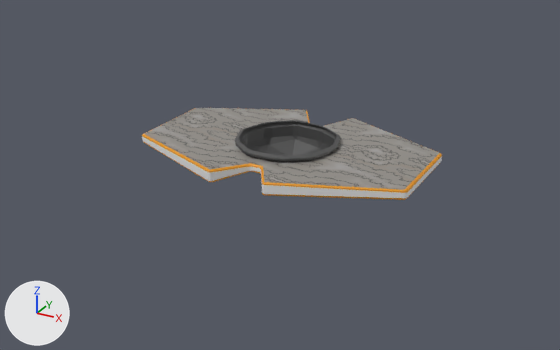
An edit to the FBX model Assets/Models/DiceTable.fbx, drawn before and after from the same camera.
Before and after are seen from a camera (50 mm lens) standing at (2.37, -4.42, 1.91) and looking at (-0.02, -0.07, -0.26). The axes (+X, +Y, +Z) are drawn at lower left. The lights are the same throughout. Where no turn or scale is listed for an object, it has been applied to the vertices.

The first picture shows 'Bowl', 'DiceTable'.
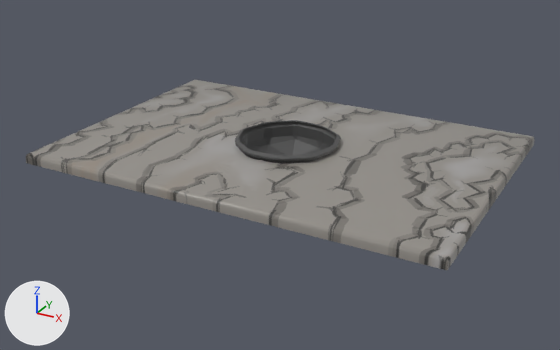
Pixel boxes (x1, y1, x2, y2) of what changed, in the pictures (560 x 350 px):
'Table', added
    after: (25, 80, 534, 270)
'DiceTable', deleted
    before: (142, 108, 442, 200)
    faces in mat_tablemat (picture img_maple_bark_png): (145, 108, 439, 190)
    faces in mat_glowmat (white #e7e7e7): (142, 136, 442, 198)
    faces in mat_edgemat (orange #e79710): (142, 108, 442, 200)

Patch to the scene script:
```diff
--- a/Assets/Models/DiceTable.fbx.py
+++ b/Assets/Models/DiceTable.fbx.py
@@ me_cube @@
+me_cube.from_pydata(...)  # 56 vertices, 16 faces; spans x -1.47..1.47, y -1.0..1.0, z -0.04..0.04
+me_cube.materials.append(mat_tablemat)  # picture img_maple_bark_png
@@ ob_dicetable @@
-ob_dicetable = bpy.data.objects.new('DiceTable', me_icosphere)
-ob_dicetable.location = (0.0, 0.0, 0.0)
@@ ob_table @@
+ob_table = bpy.data.objects.new('Table', me_cube)
+ob_table.location = (0.0, 0.0, -0.09)
```
